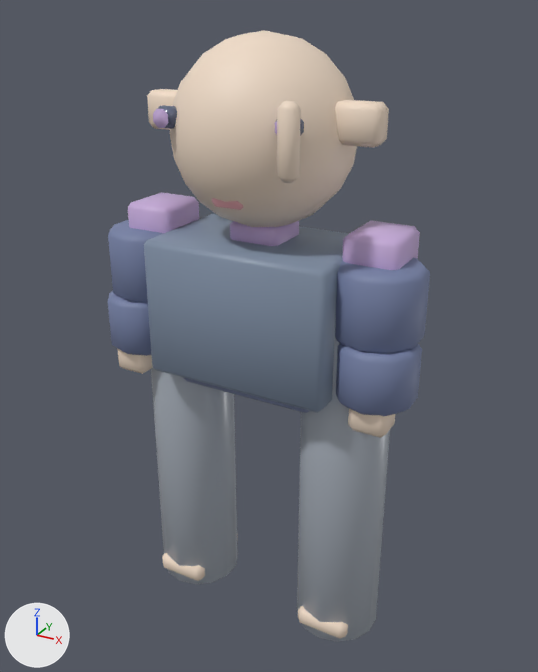
An edit to the glTF model unity/Assets/Art/EarlyGame/staff-kit/staff-sales-idle.glb, drawn before and after from the same camera.
Before and after are seen from a 50 mm lens placed at (0.949, -1.702, 1.768), pointed at (0.005, 0.015, 0.909). The axes (+X, +Y, +Z) are drawn at lower left. The lights are the same throughout. The older version comes first. Where no turn or scale is listed for an object, it has been applied to the vertices.

Before the edit, the objects in view are built like this:
```python
ob_foot_1 = bpy.data.objects.new('Foot_1', me_cube_001)
ob_foot_1.location = (0.0, 0.0, -0.049)
ob_foot__1 = bpy.data.objects.new('Foot_-1', me_cube)
ob_foot__1.location = (0.0, 0.0, -0.049)
ob_lowerarm_1 = bpy.data.objects.new('LowerArm_1', me_cylinder_005)
ob_lowerarm_1.location = (0.0, 0.0, -0.049)
ob_lowerarm__1 = bpy.data.objects.new('LowerArm_-1', me_cylinder_003)
ob_lowerarm__1.location = (0.0, 0.0, -0.049)
ob_neck = bpy.data.objects.new('Neck', me_cube_004)
ob_neck.location = (0.0, 0.0, -0.049)
ob_upperarm_1 = bpy.data.objects.new('UpperArm_1', me_cylinder_004)
ob_upperarm_1.location = (0.0, 0.0, -0.049)
ob_upperarm__1 = bpy.data.objects.new('UpperArm_-1', me_cylinder_002)
ob_upperarm__1.location = (0.0, 0.0, -0.049)
# also in view: 'Shoulder_-1' at (-0.331, 0.0, 1.196); 'Leg_-1' at (-0.256, 0.0, 0.549); 'Head' at (0.0, 0.0, 1.479); 'HeadsetCupR' at (0.268, -0.024, 1.522); 'Hand_1' at (0.375, -0.11, 0.82)
```
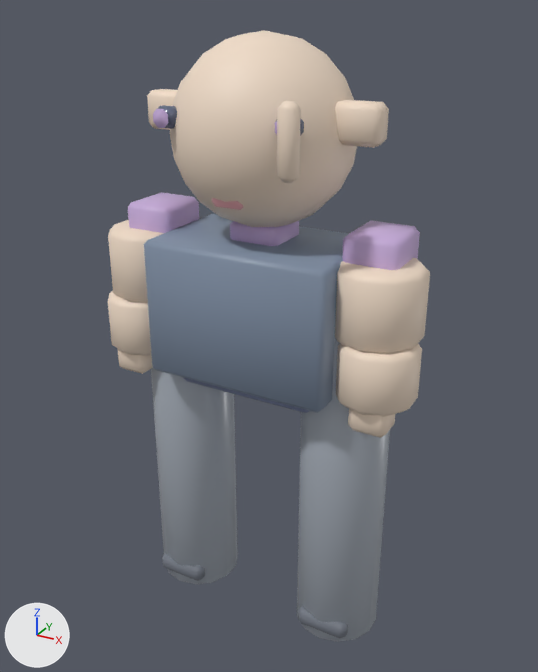
Changed parts and their boxes [x1, y1, x2, y2] in the pictures (538 x 672 px):
'UpperArm_1', recoloured (lighter): [335, 257, 430, 354] in both
'LowerArm_1', recoloured (lighter): [336, 344, 422, 416] in both
'UpperArm_-1', recoloured (lighter): [108, 220, 164, 303] in both
'LowerArm_-1', recoloured (lighter): [108, 291, 151, 356] in both
'Foot_1', recoloured (beige to grey): [298, 606, 348, 639] in both
'Foot_-1', recoloured (beige to grey): [162, 553, 205, 581] in both

The change, as a list of edits to the scene's bpy script:
```text
Change mat_foot__1_solid:
    mat_foot__1_solid.base_color: (0.88, 0.72, 0.58) -> (0.18, 0.2, 0.24)  # beige #f1ddc8 -> grey #767c86
Change mat_foot_1_solid:
    mat_foot_1_solid.base_color: (0.88, 0.72, 0.58) -> (0.18, 0.2, 0.24)  # beige #f1ddc8 -> grey #767c86
Change mat_upperarm__1_solid:
    mat_upperarm__1_solid.base_color: (0.18, 0.22, 0.38) -> (0.88, 0.72, 0.58)  # blue #7681a6 -> beige #f1ddc8
Change mat_lowerarm__1_solid:
    mat_lowerarm__1_solid.base_color: (0.18, 0.22, 0.38) -> (0.88, 0.72, 0.58)  # blue #7681a6 -> beige #f1ddc8
Change mat_upperarm_1_solid:
    mat_upperarm_1_solid.base_color: (0.18, 0.22, 0.38) -> (0.88, 0.72, 0.58)  # blue #7681a6 -> beige #f1ddc8
Change mat_lowerarm_1_solid:
    mat_lowerarm_1_solid.base_color: (0.18, 0.22, 0.38) -> (0.88, 0.72, 0.58)  # blue #7681a6 -> beige #f1ddc8
```
